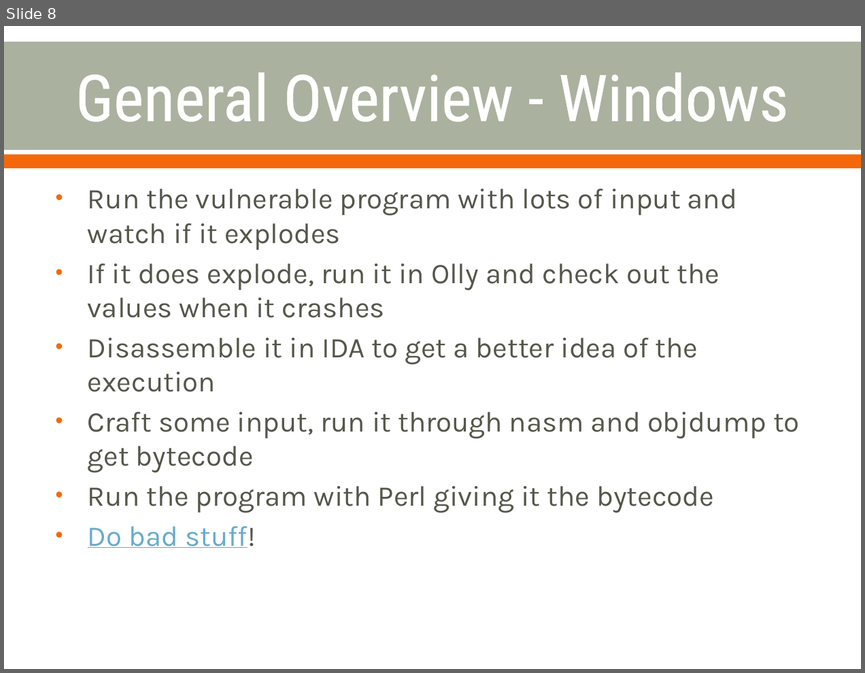
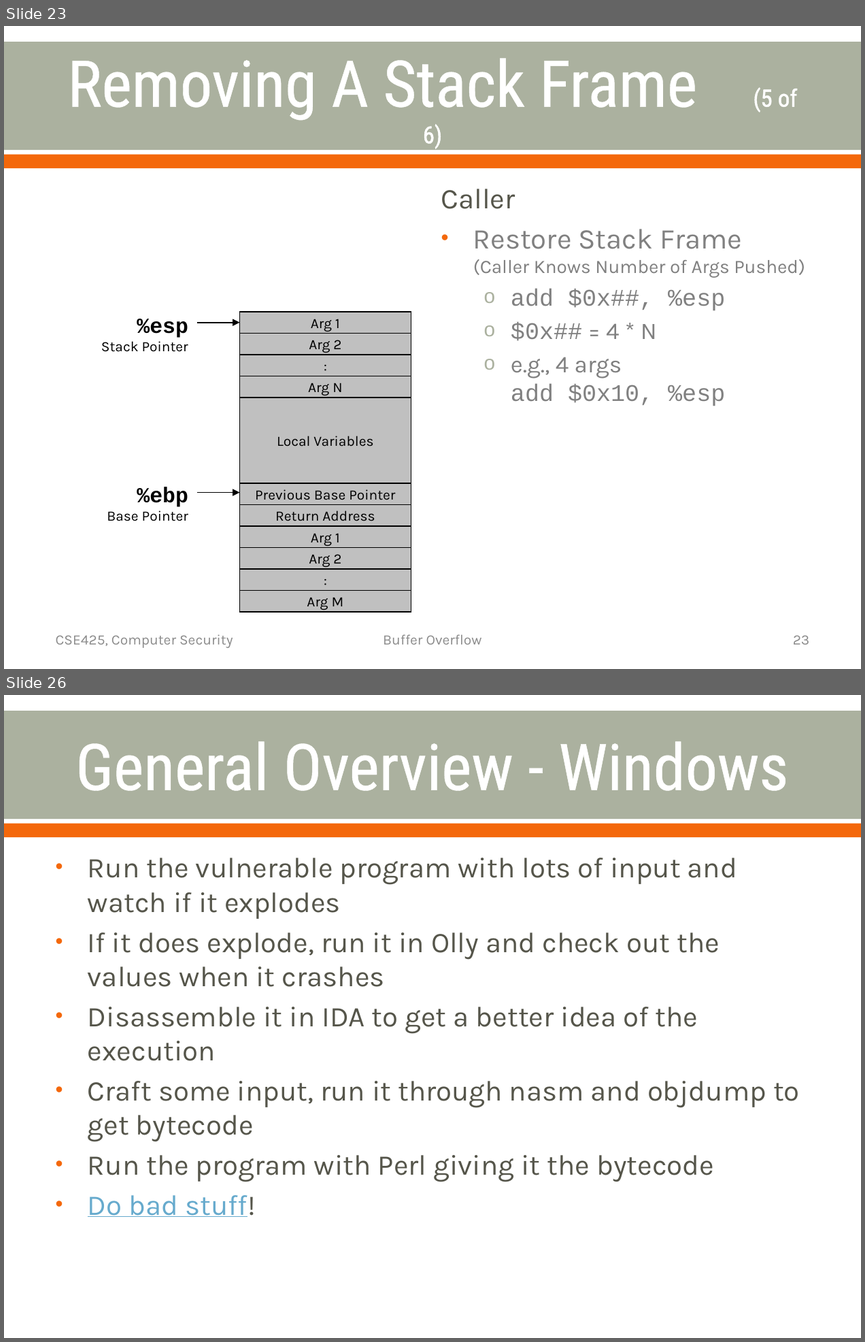
Before and after one commit to cornwe19/cse825, a slide deck: Buffer Overflow Attacks.pptx. Shown one above the other, each under a label of ours: slide 8 before the commit, slides 23 and 26 after it; the slides between them are not shown. The pictures are 865x673 and 865x1342 pixels, drawn with LibreOffice and Linux fonts; fonts in the diff are those of the drawing. Boxes give left, top, right and bottom in pixels: in the first picture for what was removed or moved away, otherwise in the second. Text is boxed around its words. In the diff, an @@ line names an element or a change of style, - is before the commit and + after.

```diff
--- a/Buffer Overflow Attacks.pptx
+++ b/Buffer Overflow Attacks.pptx
@@ slide 23 added at box(4, 26, 861, 669), background #FFFFFF; not listed: 2 template elements that a slide beside it also shows @@
@@ title added at box(67, 58, 798, 149), 54 pt, text #FFFFFF @@
+Removing A Stack Frame (5 of 6)
@@ text added at box(441, 189, 805, 405), 20 pt, text #808080 @@
+Caller
+• Restore Stack Frame
+  (Caller Knows Number of Args Pushed)
+  o add $0x##, %esp
+  o $0x## = 4 * N
+  o e.g., 4 args
+    add $0x10, %esp
@@ group added at box(101, 312, 411, 611): 11 rectangles, 2 texts, 2 arrows @@
+Arg M
+:
+Arg 2
+Arg 1
+Return Address
+Previous Base Pointer
+Local Variables
+Arg N
+:
+Arg 2
+Arg 1
+%esp
+Stack Pointer
+%ebp
+Base Pointer
@@ text added at box(56, 634, 232, 648), 12 pt, text #8C8C8C @@
+CSE425, Computer Security
@@ text added at box(383, 634, 482, 644), 12 pt, text #8C8C8C @@
+Buffer Overflow
@@ page number added at box(793, 635, 810, 644), 12 pt, text #8C8C8C @@
+23
@@ what was slide 8 is now slide 26 @@
```
Also in this commit, not shown: 17 other slides added.
